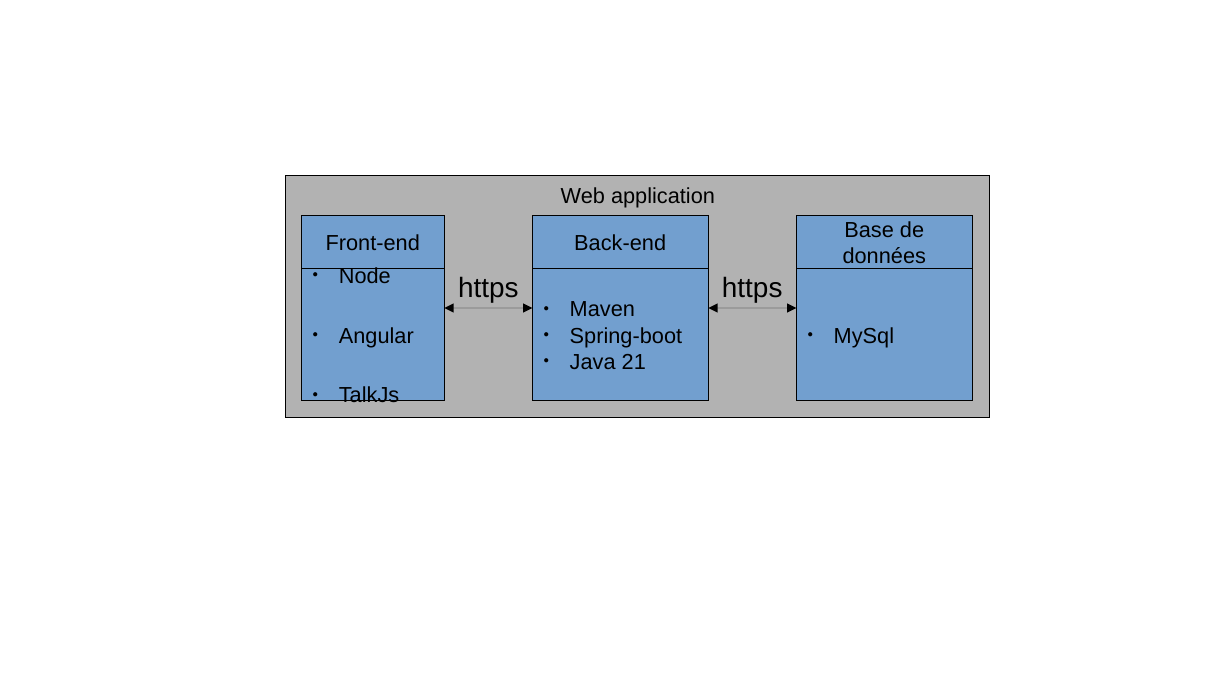
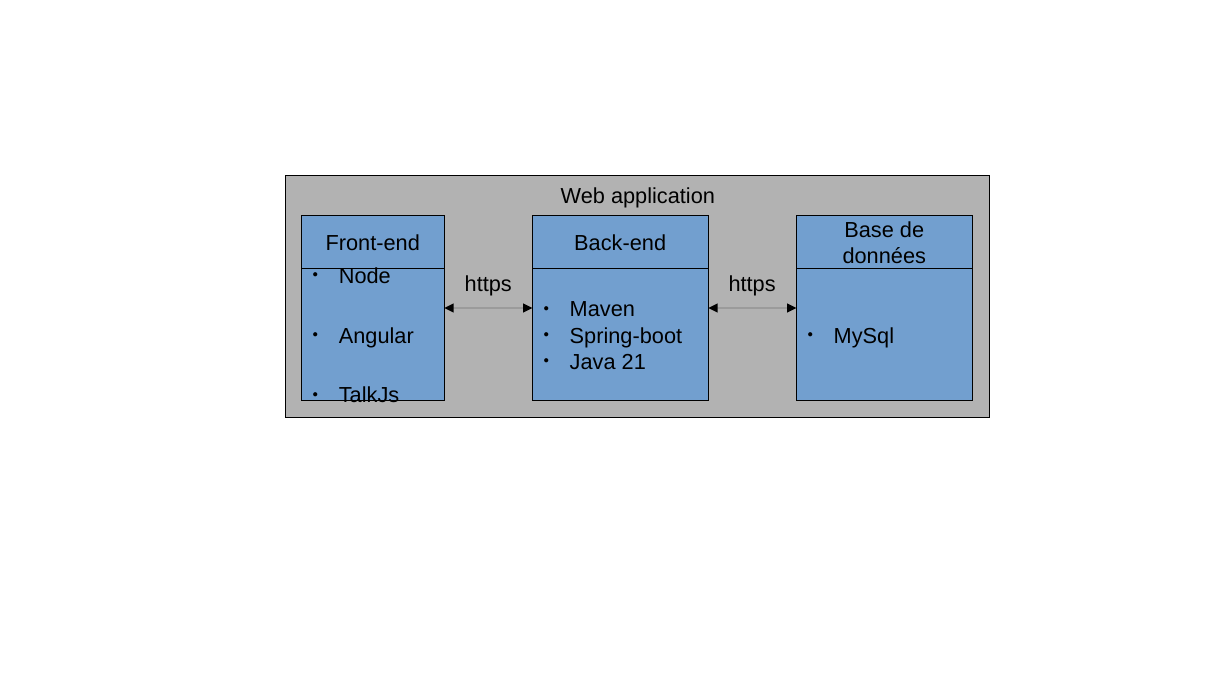
Before and after one commit to ZaeRon007/Projet13, a slide deck: slide 1 of documents/schémas.odp. Drawn at 1232x693 pixels with LibreOffice and Linux fonts; fonts in the diff are those of the drawing. Boxes give left, top, right and bottom in pixels: in the first picture for what was removed or moved away, otherwise in the second. Text is boxed around its words. In the diff, an @@ line names an element or a change of style, - is before the commit and + after.

```diff
--- a/documents/schémas.odp
+++ b/documents/schémas.odp
@@ text "https" at bbox=[465, 275, 512, 295]: size 18 to 14 pt @@
@@ text "https" at bbox=[729, 275, 776, 295]: size 18 to 14 pt @@
```
Also in this commit, not shown: 10 other files.
